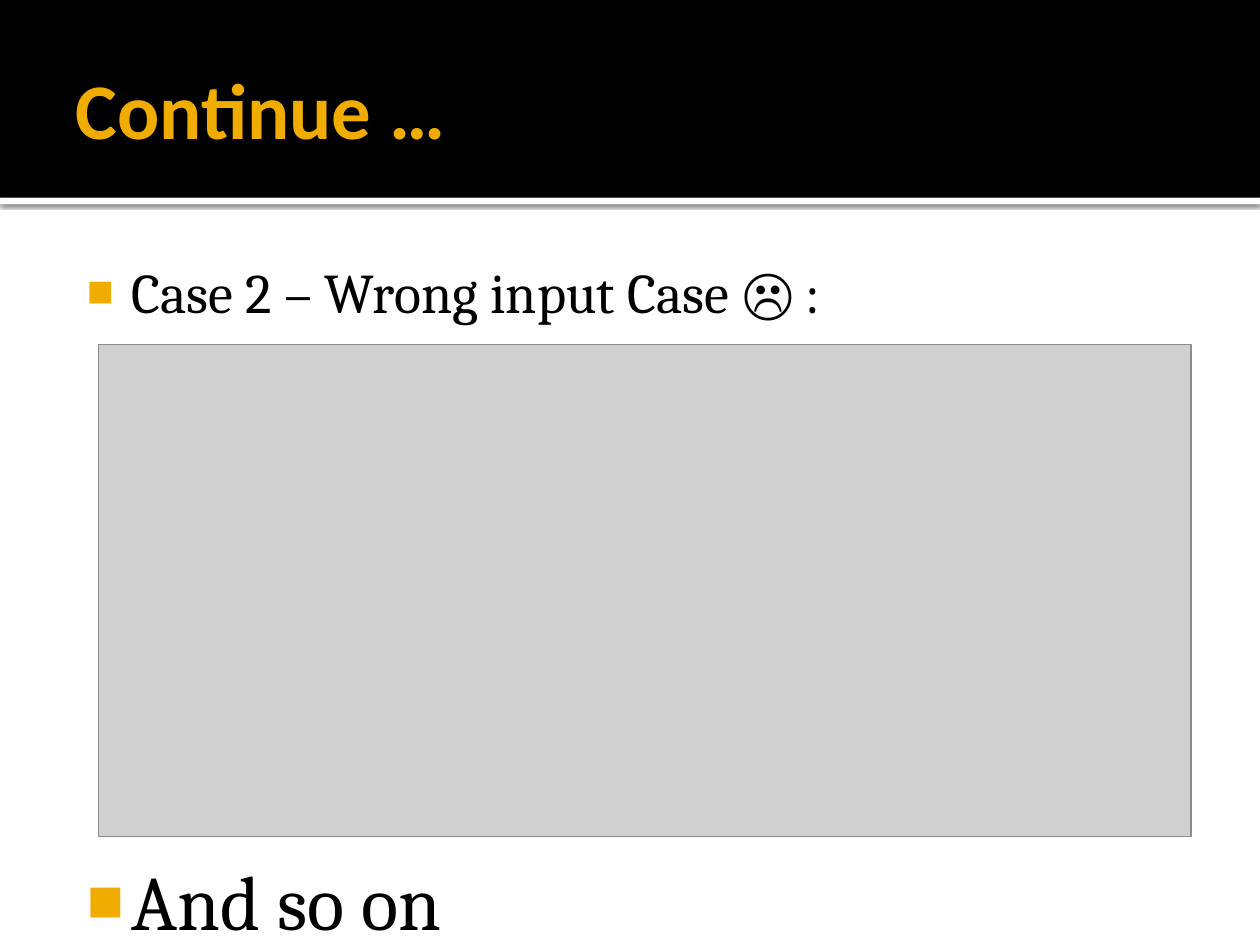
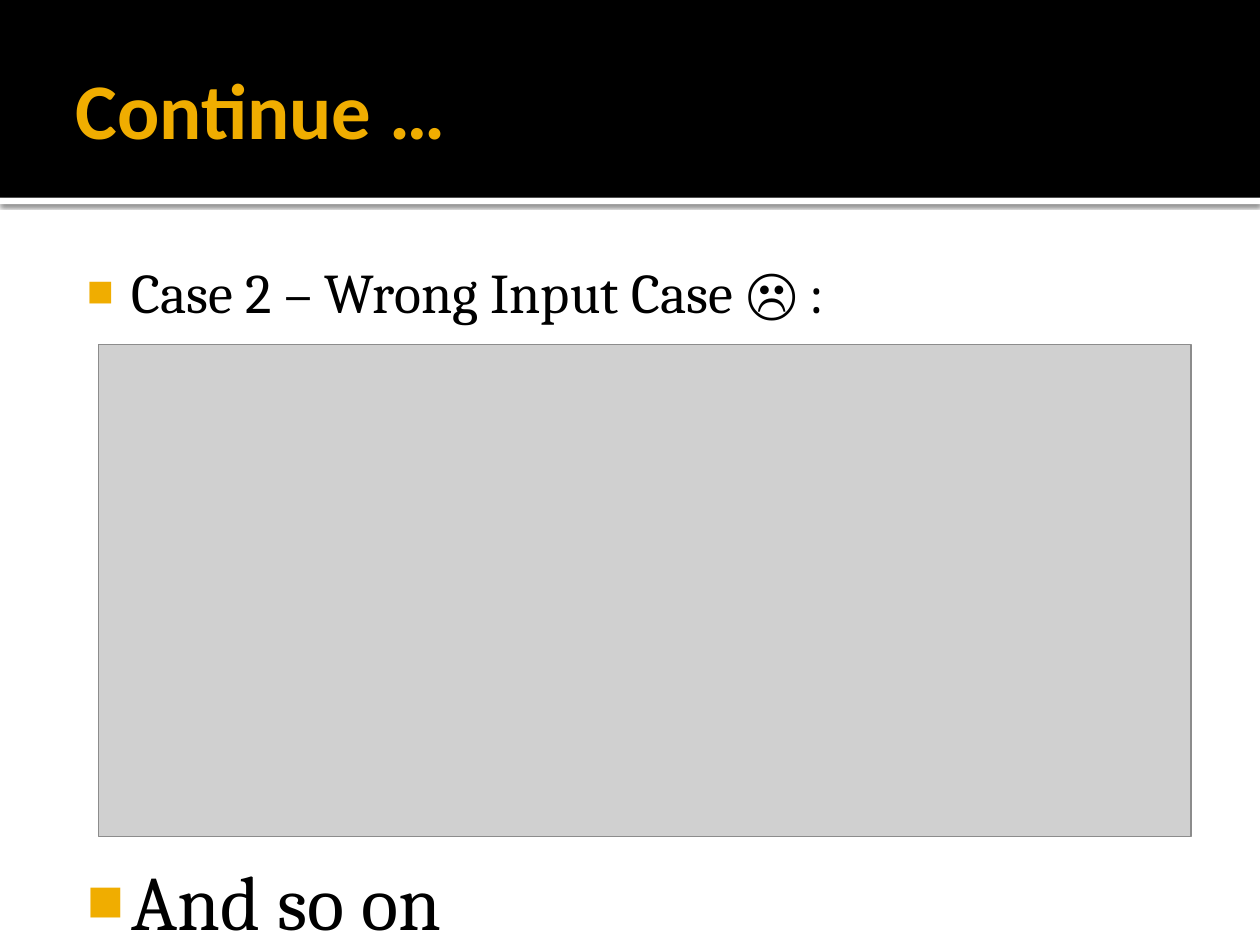
Before and after one commit to Amir-Haytham/Basic-Scientific-Calculator, a slide deck: slide 7 of Presentation.pptx. Drawn at 1260x945 pixels with LibreOffice and Linux fonts; fonts in the diff are those of the drawing; grey boxes stand for pictures. Boxes give left, top, right and bottom in pixels: in the first picture for what was removed or moved away, otherwise in the second. Text is boxed around its words. In the diff, an @@ line names an element or a change of style, - is before the commit and + after.

Commit message:
Fixed grammar mistakes

```diff
--- a/Presentation.pptx
+++ b/Presentation.pptx
@@ text at (x1=131, y1=275, x2=733, y2=325): text changed @@
-■ Case 2 – Wrong input Case ☹ :
+■ Case 2 – Wrong Input Case ☹ :
```
Also in this commit, not shown: 5 other slides changed.
